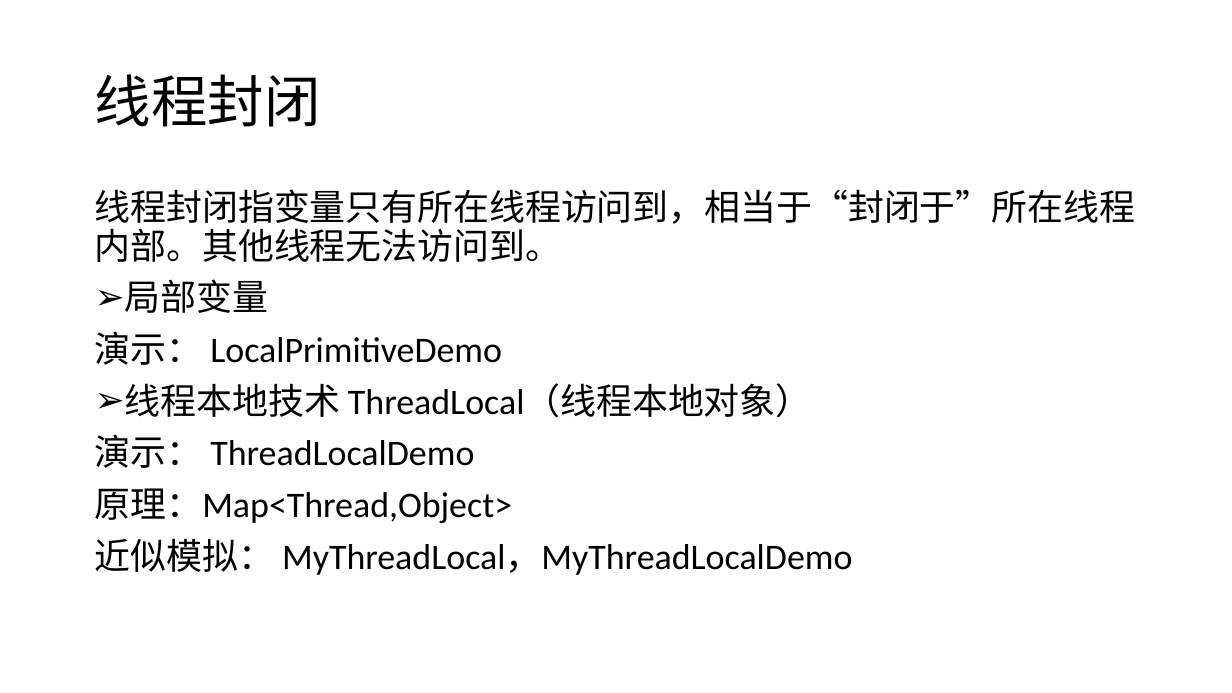
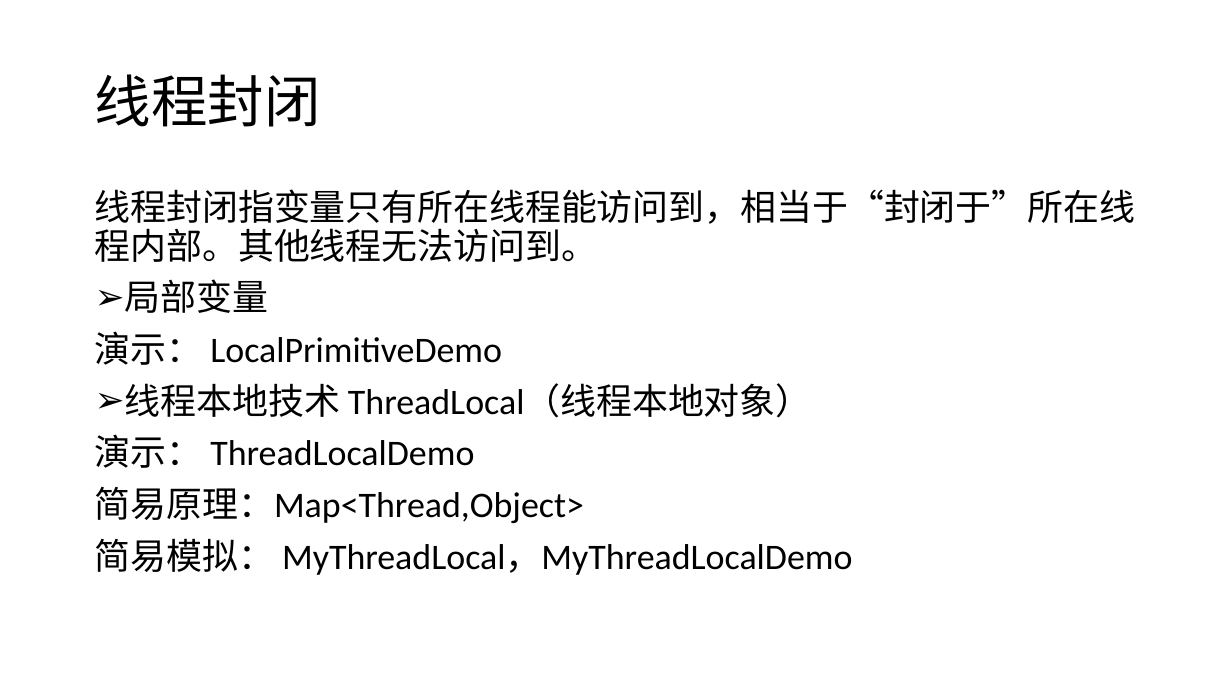
Before and after one commit to GerogeLeon/multithread_demo, a slide deck: slide 7 of JAVA并发编程.pptx. Drawn at 1232x693 pixels with LibreOffice and Linux fonts; fonts in the diff are those of the drawing. Boxes give left, top, right and bottom in pixels: in the first picture for what was removed or moved away, otherwise in the second. Text is boxed around its words. In the diff, an @@ line names an element or a change of style, - is before the commit and + after.

```diff
--- a/JAVA并发编程.pptx
+++ b/JAVA并发编程.pptx
@@ text at [95,189,1136,262]: text changed @@
-线程封闭指变量只有所在线程访问到，相当于“封闭于”所在线程内部。其他线程无法访问到。
+线程封闭指变量只有所在线程能访问到，相当于“封闭于”所在线程内部。其他线程无法访问到。
@@ text at [95,487,852,575]: text changed @@
-原理：Map<Thread,Object>
-近似模拟： MyThreadLocal，MyThreadLocalDemo
+简易原理：Map<Thread,Object>
+简易模拟： MyThreadLocal，MyThreadLocalDemo
```
Also in this commit, not shown: 10 other slides changed, 20 other files.
